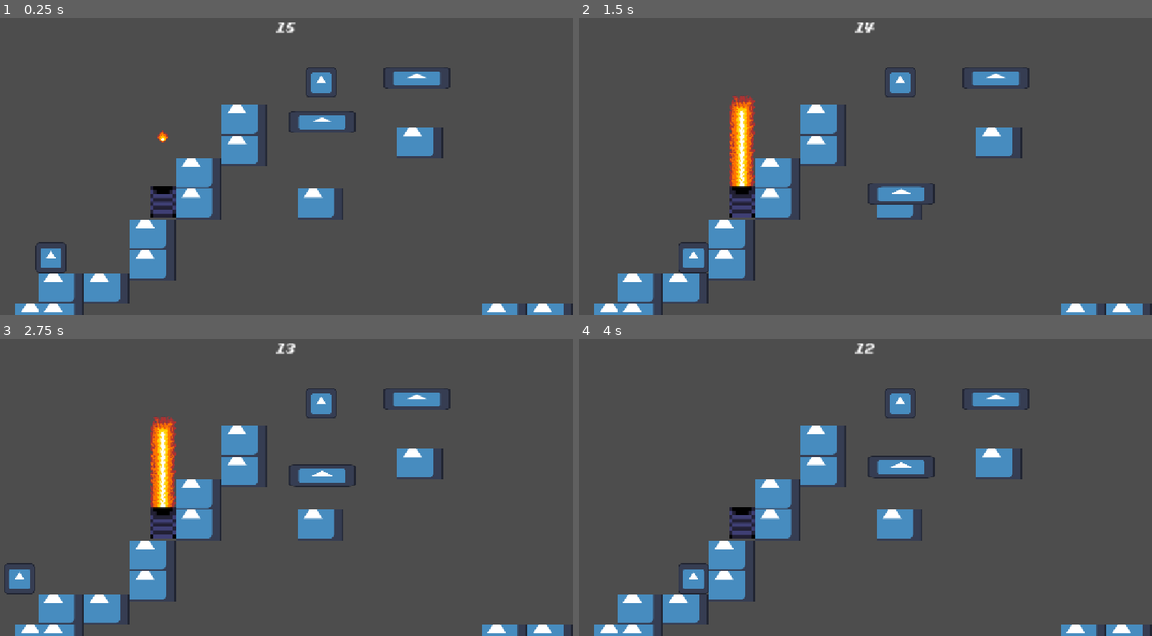
Above: before the commit, frames 1-4 (two rows, left to right).
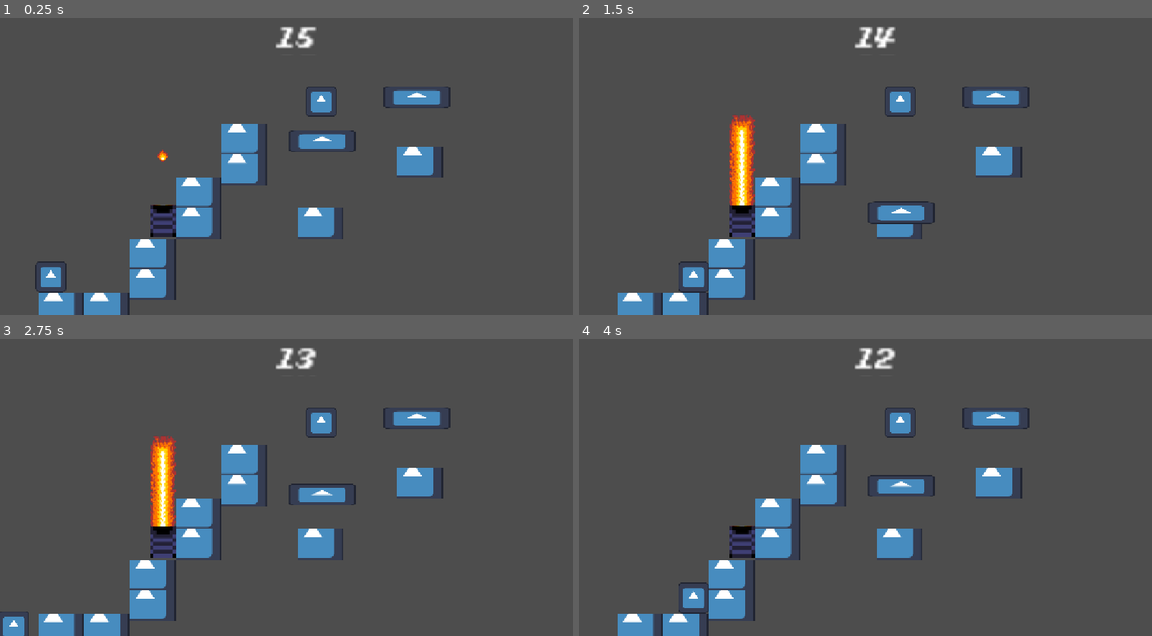
Above: after the commit, the same moments.

Repository: Gamnraa/GMTK2026
Game: Godot game, scene res://MainScene.tscn
Same seed, same stepped clock (60 frames per second), same inputs: the game is played once before the commit and once after it. The engine's default icon, where the game draws it, is replaced by a stand-in: a white triangle on a blue panel in a dark square.
Inputs:
- Up to frame 1 (0.25 s): no input
- Up to frame 2 (1.5 s): tap Enter (ui_accept) at 0.5 s; hold S (ground_pound) 0.53-1.28 s; hold D (right) from 0.53 s (still down); tap Space (jump) at 0.77 s; tap S (ground_pound) at 1.35 s
- Up to frame 3 (2.75 s): tap Space (jump) at 1.52 s; release D (right) at 2.03 s; hold A (left) from 2.03 s (still down); hold S (ground_pound) from 2.03 s (still down)
- Up to frame 4 (4 s): release A (left) at 2.78 s; release S (ground_pound) at 2.78 s; hold D (right) from 2.78 s (still down); tap S (ground_pound) at 2.85 s; tap Space (jump) at 3.02, 3.77 s; hold S (ground_pound) from 3.53 s (still down)

The runs differ from the first frame. In frame 1, 11% of the frame differs, in the area x 2-100%, y 1-100%; in frame 2, 11%; in frame 3, 12%, in the area x 0-100%, y 1-100%; in frame 4, 11%.

Commit message:
Fix Camera positioning

Diff:
--- a/gmtk-2026/MainScene.tscn
+++ b/gmtk-2026/MainScene.tscn
@@ -24,7 +24,7 @@
 collision_visibility_mode = 1
 
 [node name="Camera2D" type="Camera2D" parent="." unique_id=1376325275]
-position = Vector2(600, 360)
+position = Vector2(600, 320)
 
 [node name="Lose" type="Area2D" parent="Camera2D" unique_id=705309054]
 position = Vector2(-600, -360)
@@ -45,7 +45,7 @@
 offset_top = -303.0
 offset_right = -23.0
 offset_bottom = -303.0
-scale = Vector2(1.5, 1.5)
+scale = Vector2(3, 3)
 
 [node name="EndScreen" parent="." unique_id=1329737354 instance=ExtResource("5_rf2cd")]
 visible = false
--- a/gmtk-2026/Scripts/MainScene.gd
+++ b/gmtk-2026/Scripts/MainScene.gd
@@ -29,13 +29,13 @@
 			$Camera2D/Win.set_deferred("monitoring", false)
 			var tween = get_tree().create_tween()
 			$Player.process_mode = Node.PROCESS_MODE_DISABLED
-			tween.tween_property($Camera2D, "position", Vector2(1600, 360), .33)
+			tween.tween_property($Camera2D, "position", Vector2(1600, 320), .33)
 			tween.tween_property($Level.get_child(0), "position", Vector2(0, 1000), .07)
 			await get_tree().create_timer(.41).timeout
 			Global.level_transition()
 			$Level.get_child(0).position = Vector2(0, 1000)
 			$Player.position = Vector2($Player.start_pos.x, $Player.position.y)
-			$Camera2D.position = Vector2(600, 360)
+			$Camera2D.position = Vector2(600, 320)
 			tween = get_tree().create_tween()
 			tween.tween_property($Level.get_child(0), "position", Vector2(0, 0), .16)
 			await get_tree().create_timer(.15).timeout
